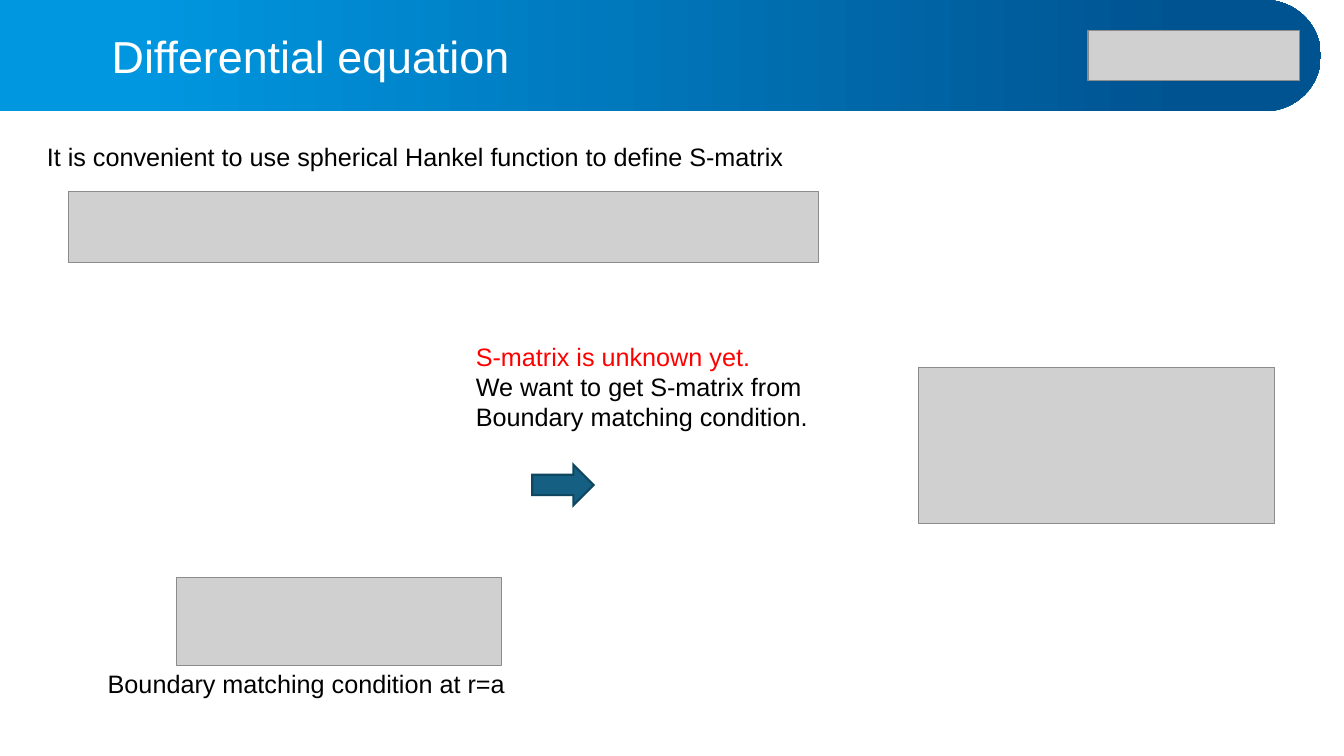
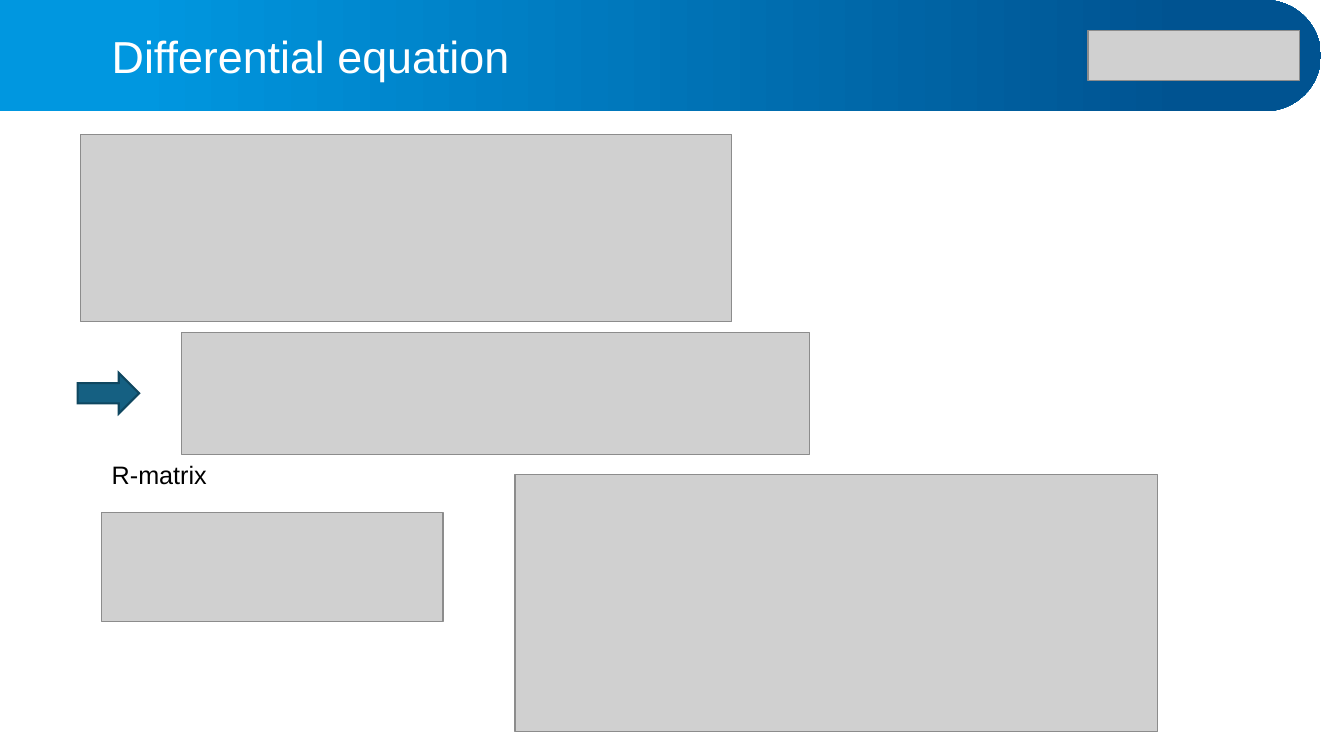
Before and after one commit to alphacentaury-github/NPSS2020, a slide deck: slide 23 of 20260331_연세대_수치양자역학강의.pptx. Drawn at 1344x756 pixels with LibreOffice and Linux fonts; fonts in the diff are those of the drawing; grey boxes stand for pictures. Boxes give left, top, right and bottom in pixels: in the first picture for what was removed or moved away, otherwise in the second. Text is boxed around its words. In the diff, an @@ line names an element or a change of style, - is before the commit and + after.

```diff
--- a/20260331_연세대_수치양자역학강의.pptx
+++ b/20260331_연세대_수치양자역학강의.pptx
@@ text removed at bbox=[47, 147, 783, 172] @@
-It is convenient to use spherical Hankel function to define S-matrix
@@ picture added at bbox=[81, 134, 732, 322] @@
@@ picture removed at bbox=[69, 192, 819, 263] @@
@@ picture added at bbox=[181, 333, 810, 455] @@
@@ text removed at bbox=[476, 347, 808, 432] @@
-S-matrix is unknown yet.
-We want to get S-matrix from
-Boundary matching condition.
@@ right arrow: place and size @@
-right arrow at bbox=[532, 465, 594, 505]
+right arrow at bbox=[78, 373, 139, 413]
@@ picture removed at bbox=[919, 367, 1274, 523] @@
@@ text added at bbox=[112, 465, 207, 485], 18 pt, text #000000 @@
+R-matrix
@@ picture added at bbox=[515, 475, 1158, 732] @@
@@ picture added at bbox=[102, 512, 444, 621] @@
@@ picture removed at bbox=[176, 578, 502, 666] @@
@@ text removed at bbox=[108, 674, 505, 698] @@
-Boundary matching condition at r=a
```
Also in this commit, not shown: 5 other slides changed, 25 slides added, 2 slides removed, 2 other files.
